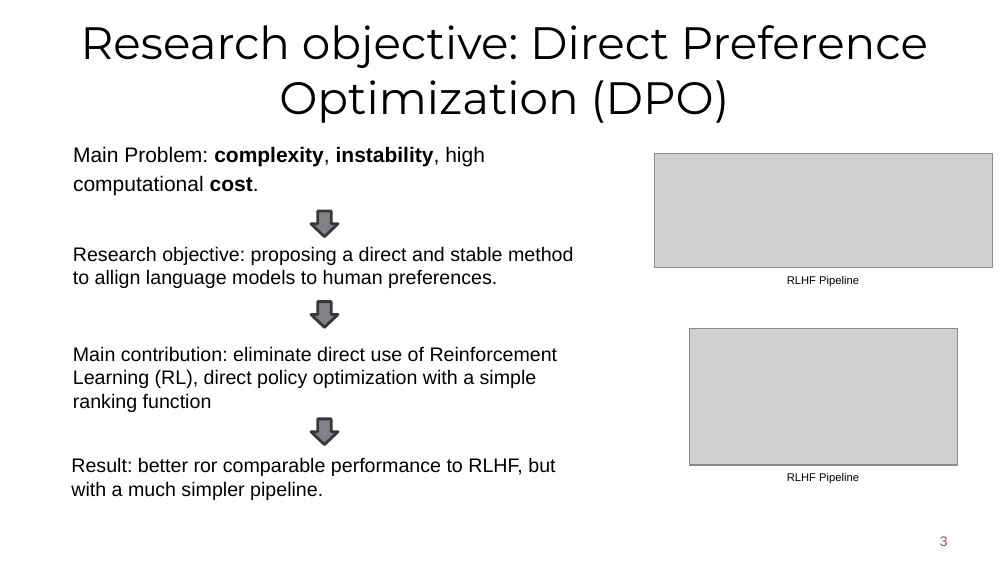
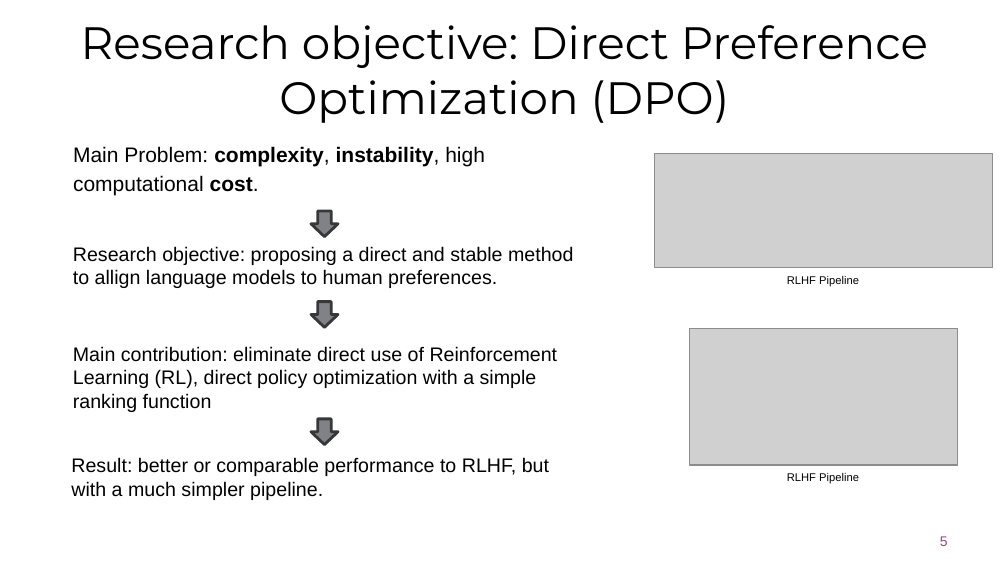
Before and after one commit to GiovanniFilomeno/Direct_Preference_Learning_LLM_Thesis, a slide deck: slide 5 of Presentation/DPO-Filomeno.pptx (slide 3 before the commit). Drawn at 1008x567 pixels with LibreOffice and Linux fonts; fonts in the diff are those of the drawing; grey boxes stand for pictures; background and template pictures are left out. Boxes give left, top, right and bottom in pixels: in the first picture for what was removed or moved away, otherwise in the second. Text is boxed around its words. In the diff, an @@ line names an element or a change of style, - is before the commit and + after.

Commit message:
Update Presentation

```diff
--- a/Presentation/DPO-Filomeno.pptx
+++ b/Presentation/DPO-Filomeno.pptx
@@ text at (71, 457, 549, 500): text changed @@
-Result: better ror comparable performance to RLHF, but with a much simpler pipeline.
+Result: better or comparable performance to RLHF, but with a much simpler pipeline.
@@ page number at (940, 536, 948, 546): text changed @@
-3
+5
```
Also in this commit, not shown: 2 other slides changed, 7 slides added, 1 slide removed, 1 other file.
